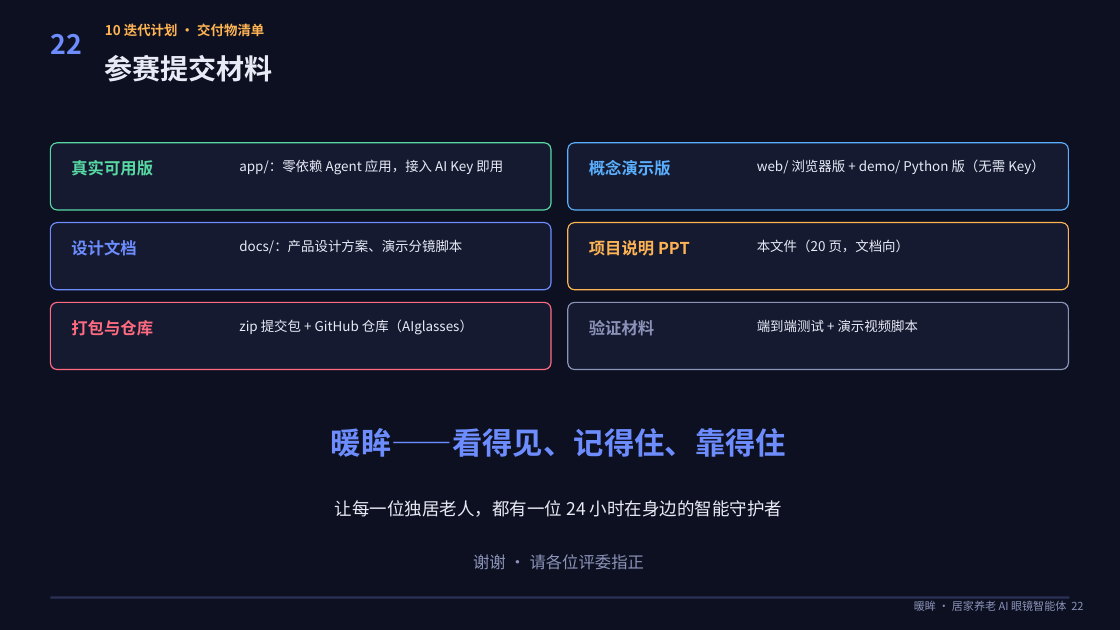
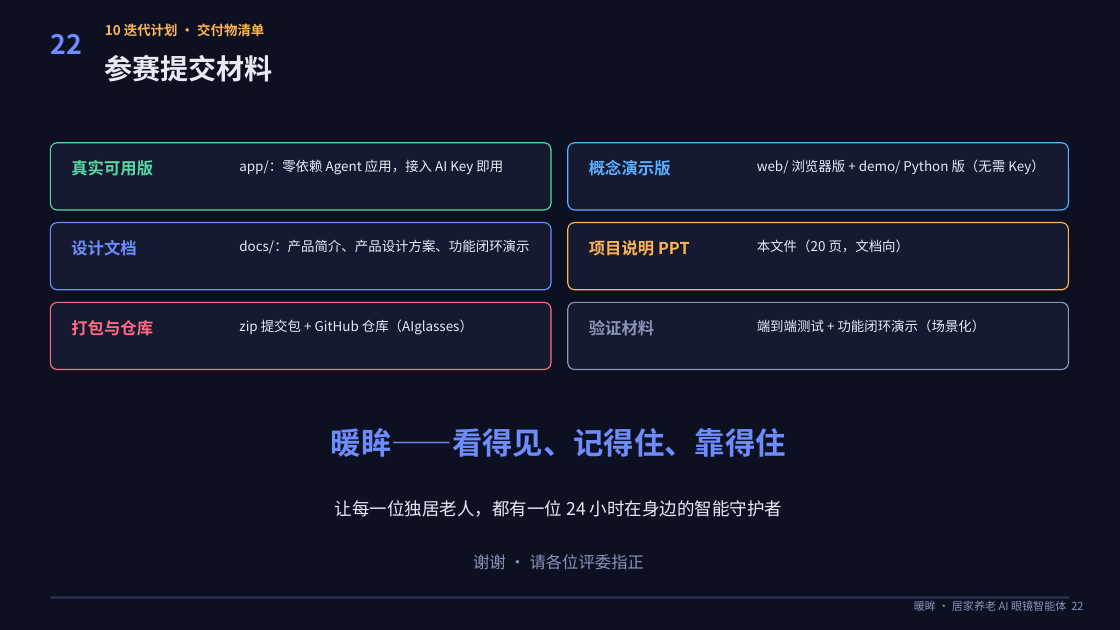
Before and after one commit to scut-chika/AIglasses, a slide deck: slide 22 of ppt/暖眸-居家养老AI眼镜智能体-项目说明.pptx. Drawn at 1120x630 pixels with LibreOffice and Linux fonts; fonts in the diff are those of the drawing. Boxes give left, top, right and bottom in pixels: in the first picture for what was removed or moved away, otherwise in the second. Text is boxed around its words. In the diff, an @@ line names an element or a change of style, - is before the commit and + after.

Commit message:
新增产品简介与场景化功能闭环演示，三篇文档转PDF，整合提交材料说明

```diff
--- a/ppt/暖眸-居家养老AI眼镜智能体-项目说明.pptx
+++ b/ppt/暖眸-居家养老AI眼镜智能体-项目说明.pptx
@@ text at (239,239,529,254): text changed @@
-docs/：产品设计方案、演示分镜脚本
+docs/：产品简介、产品设计方案、功能闭环演示
@@ text at (757,319,986,332): text changed @@
-端到端测试 + 演示视频脚本
+端到端测试 + 功能闭环演示（场景化）
```
Also in this commit, not shown: 1 other slide changed, 11 other files.
